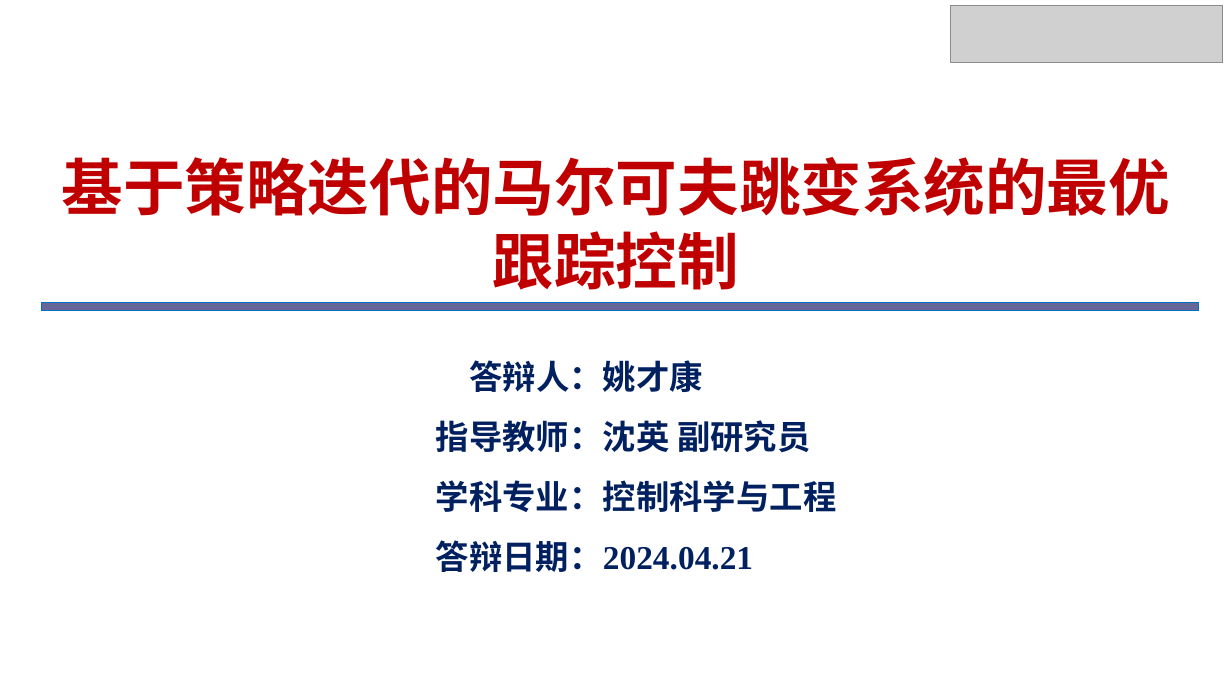
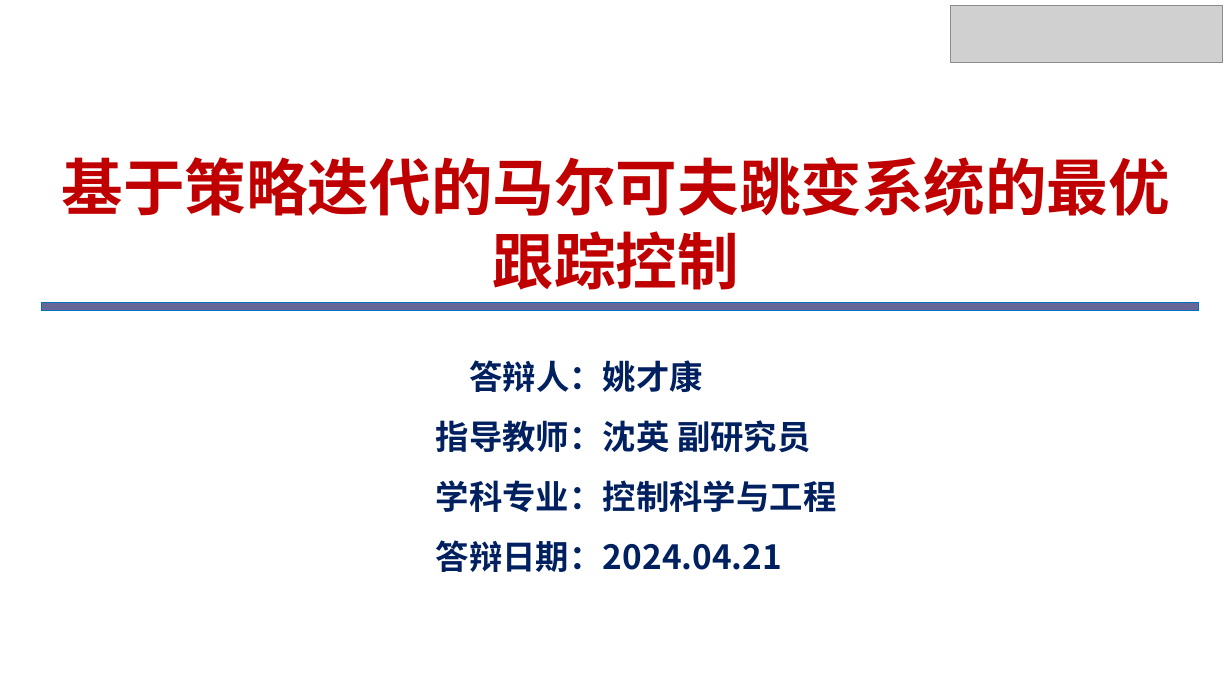
Before and after one commit to yck0609/master-thesis, a slide deck: slide 1 of PPT/基于策略迭代的马尔可夫跳变系统最优跟踪控制_姚才康.pptx. Drawn at 1232x693 pixels with LibreOffice and Linux fonts; fonts in the diff are those of the drawing; grey boxes stand for pictures. Boxes give left, top, right and bottom in pixels: in the first picture for what was removed or moved away, otherwise in the second. Text is boxed around its words. In the diff, an @@ line names an element or a change of style, - is before the commit and + after.

```diff
--- a/PPT/基于策略迭代的马尔可夫跳变系统最优跟踪控制_姚才康.pptx
+++ b/PPT/基于策略迭代的马尔可夫跳变系统最优跟踪控制_姚才康.pptx
@@ text at (436,540,782,572): font Times New Roman to Noto Sans CJK SC in "答辩日期：2024.04.21" @@
```
Also in this commit, not shown: 4 other slides changed, 18 slides added, 7 slides removed, 15 other files.
